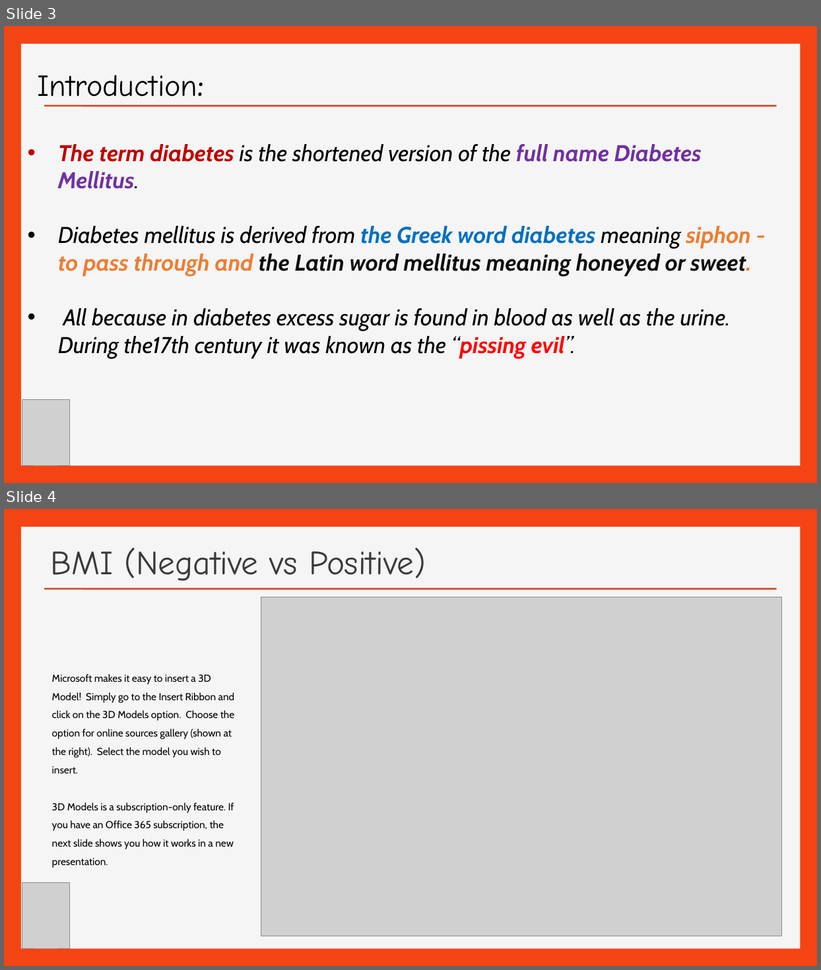
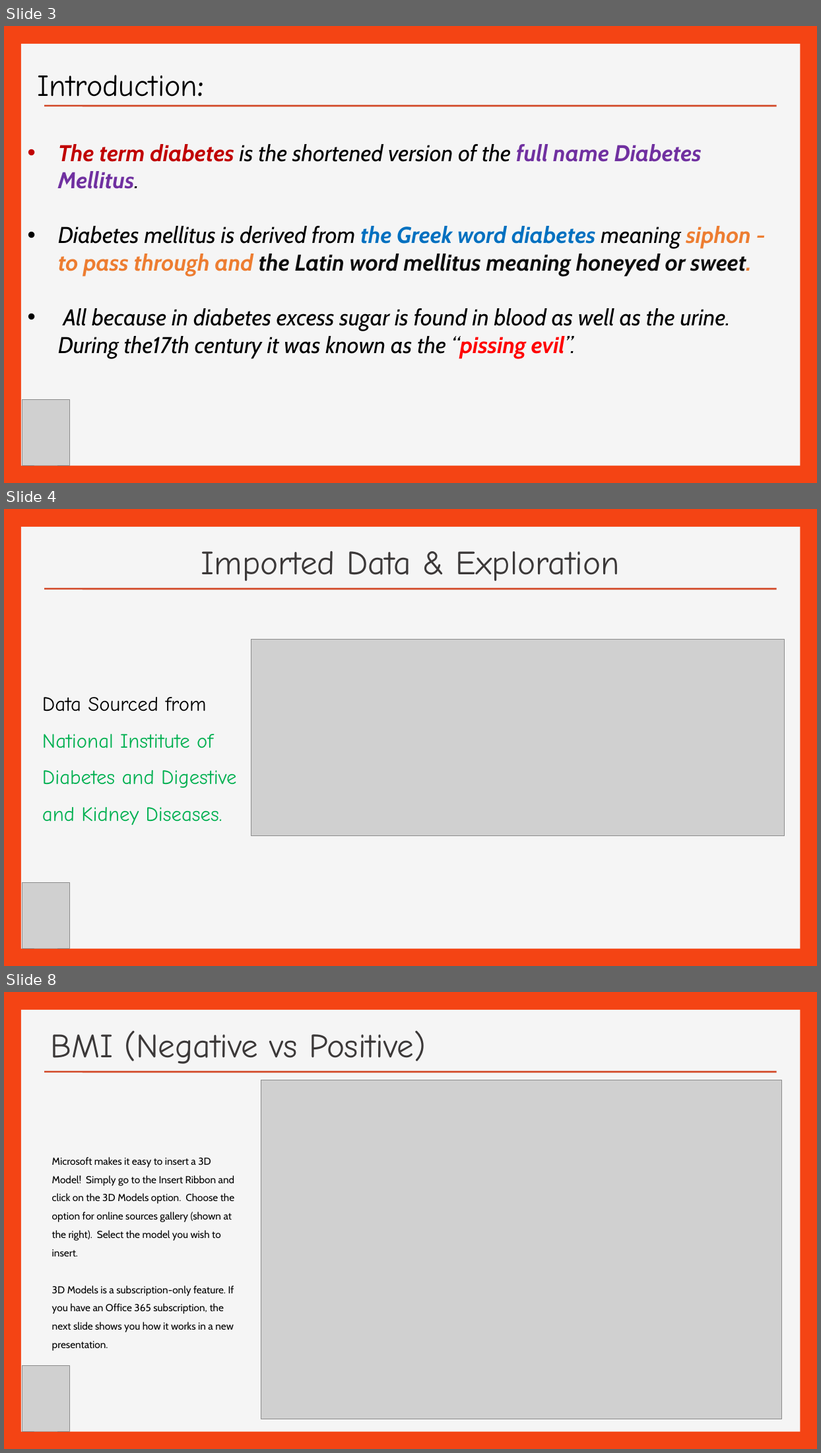
Before and after one commit to efreier12/Final-Project, a slide deck: Pima Indian Diabetes ( Final Project).ppt. Shown one above the other, each under a label of ours: slides 3 and 4 before the commit, slides 3, 4 and 8 after it; the slides between them are not shown. The pictures are 821x970 and 821x1453 pixels, drawn with LibreOffice and Linux fonts; fonts in the diff are those of the drawing; grey boxes stand for pictures; background and template pictures are left out. Boxes give left, top, right and bottom in pixels: in the first picture for what was removed or moved away, otherwise in the second. Text is boxed around its words. In the diff, an @@ line names an element or a change of style, - is before the commit and + after.

```diff
--- a/Pima Indian Diabetes ( Final Project).ppt
+++ b/Pima Indian Diabetes ( Final Project).ppt
@@ slide 4 added at box(4, 509, 817, 966), background #F44414; not listed: 2 template elements that a slide beside it also shows @@
@@ title added at box(201, 551, 620, 581), 40 pt, text #3B3838 @@
+Imported Data & Exploration
@@ picture added at box(252, 640, 784, 836) @@
@@ text added at box(42, 697, 236, 825), 24 pt, text #00B050 @@
+Data Sourced from National Institute of Diabetes and Digestive and Kidney Diseases.
@@ picture added at box(22, 883, 69, 949) @@
@@ what was slide 4 is now slide 8 @@
```
Also in this commit, not shown: 5 slides changed, 3 other slides added, 4 slides removed.
